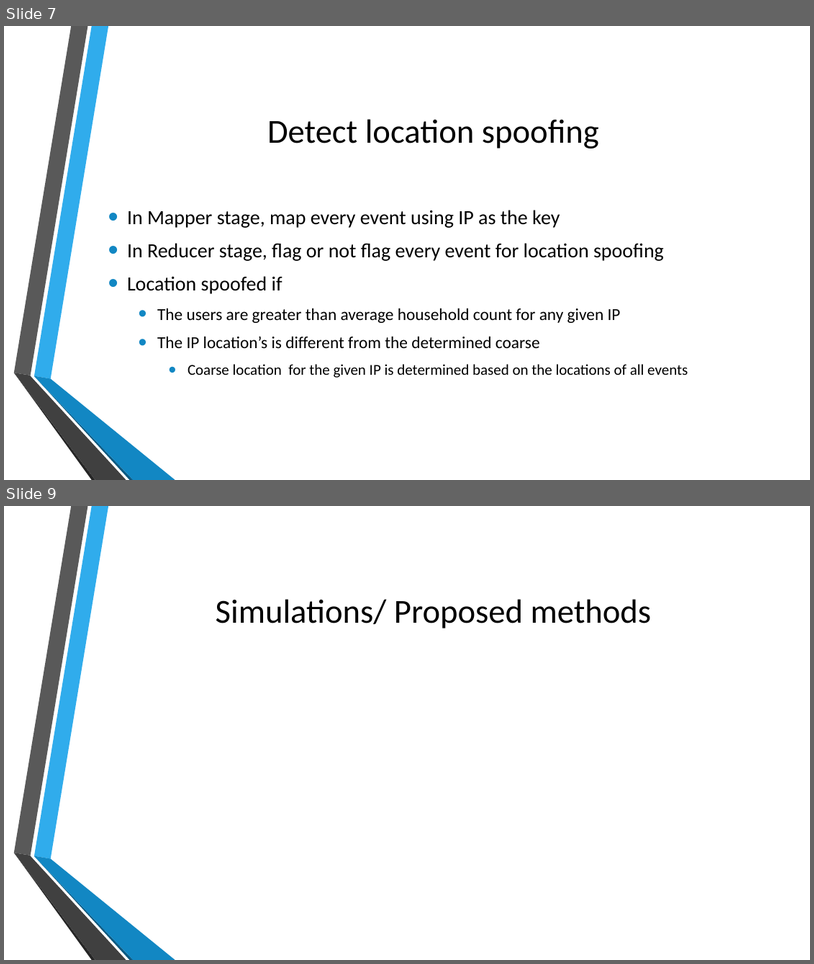
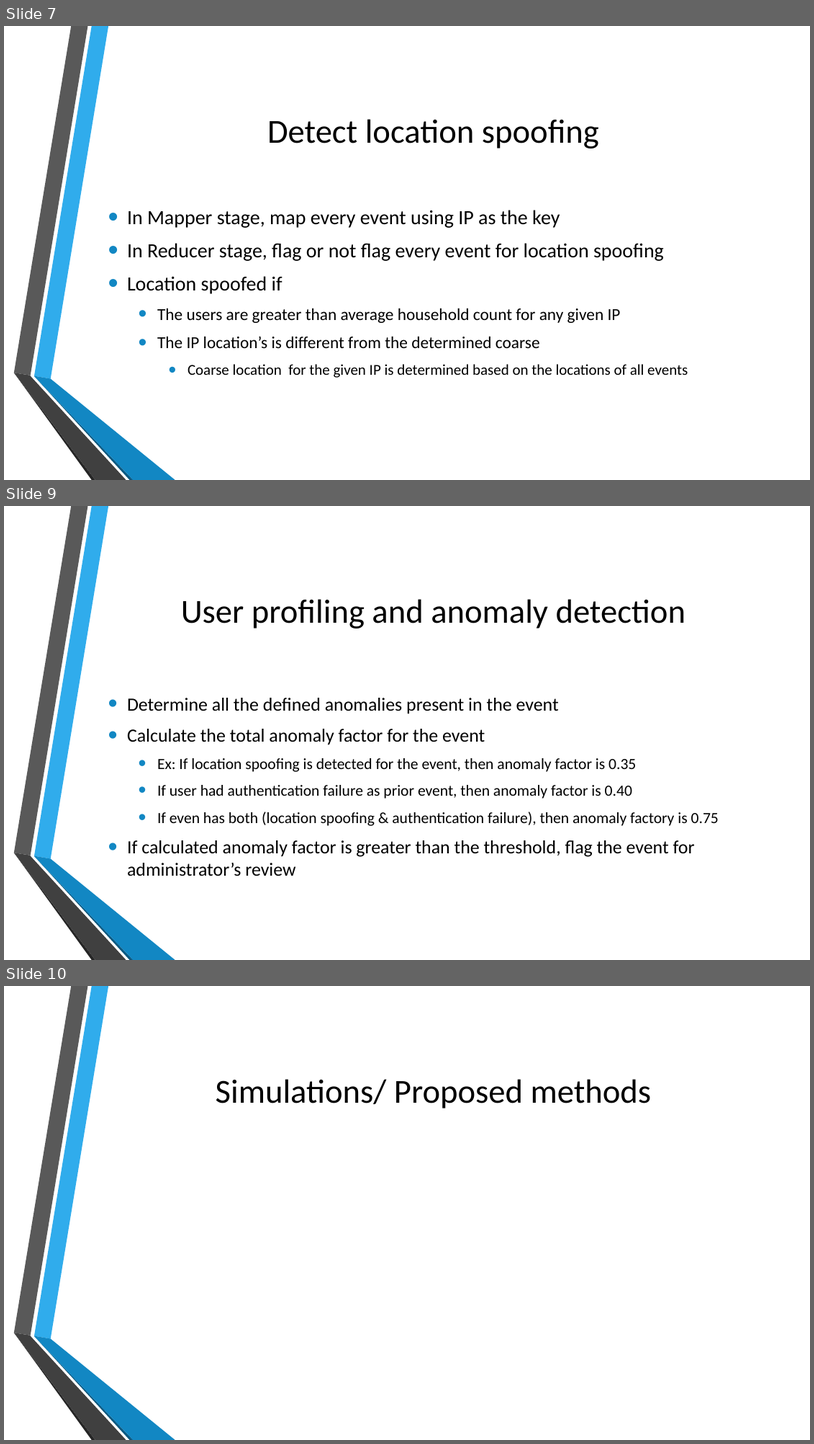
Before and after one commit to gorbi/cse612_project, a slide deck: docs/Network Anamoly Detection.pptx. Shown one above the other, each under a label of ours: slides 7 and 9 before the commit, slides 7, 9 and 10 after it; the slides between them are not shown. The pictures are 814x964 and 814x1444 pixels, drawn with LibreOffice and Linux fonts; fonts in the diff are those of the drawing; background and template pictures are left out. Boxes give left, top, right and bottom in pixels: in the first picture for what was removed or moved away, otherwise in the second. Text is boxed around its words. In the diff, an @@ line names an element or a change of style, - is before the commit and + after.

```diff
--- a/docs/Network Anamoly Detection.pptx
+++ b/docs/Network Anamoly Detection.pptx
@@ slide 9 added at [4, 506, 810, 960], background picture (left out); not listed: 6 template elements that a slide beside it also shows @@
@@ title added at [181, 599, 686, 628], 40 pt, text #000000 @@
+User profiling and anomaly detection
@@ text added at [127, 698, 719, 875], 18.5 pt, text #000000 @@
+• Determine all the defined anomalies present in the event
+• Calculate the total anomaly factor for the event
+  • Ex: If location spoofing is detected for the event, then anomaly factor is 0.35
+  • If user had authentication failure as prior event, then anomaly factor is 0.40
+  • If even has both (location spoofing & authentication failure), then anomaly factory is 0.75
+• If calculated anomaly factor is greater than the threshold, flag the event for administrator’s review
@@ what was slide 9 is now slide 10 @@
```
Also in this commit, not shown: 1 slide changed.
